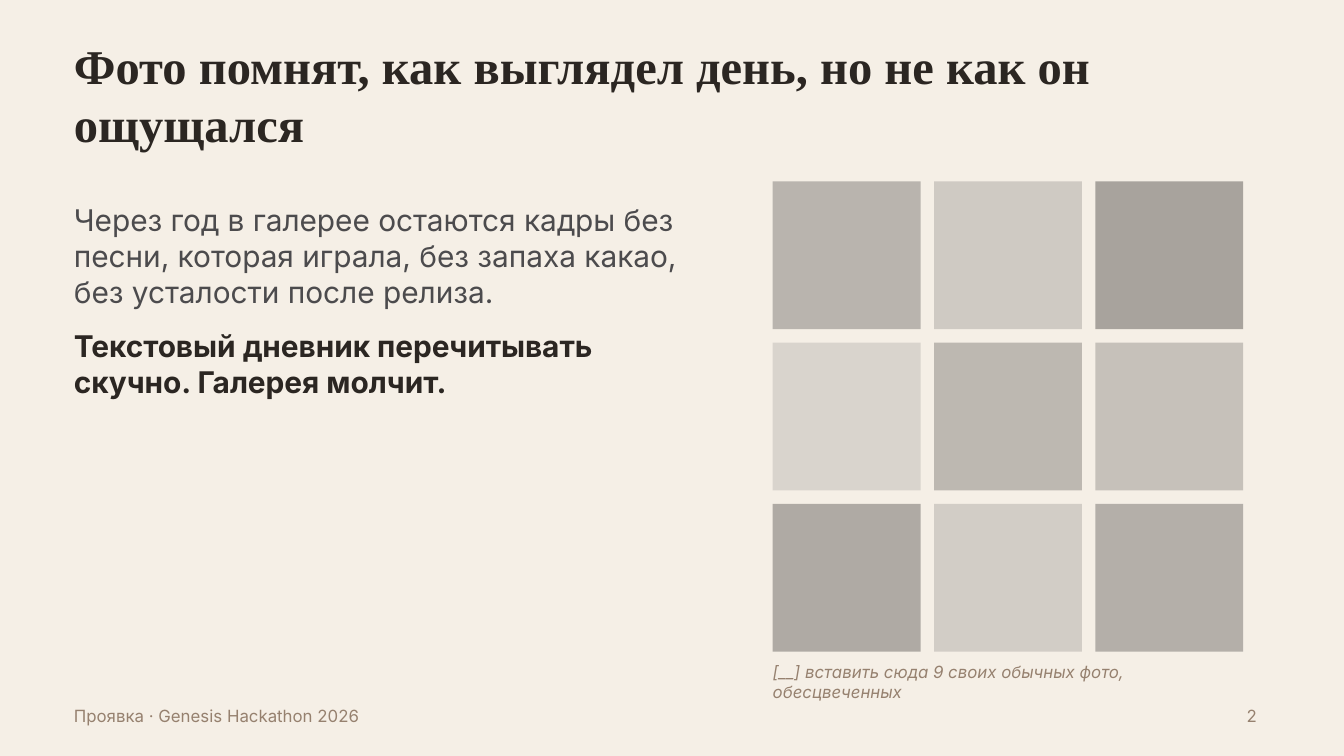
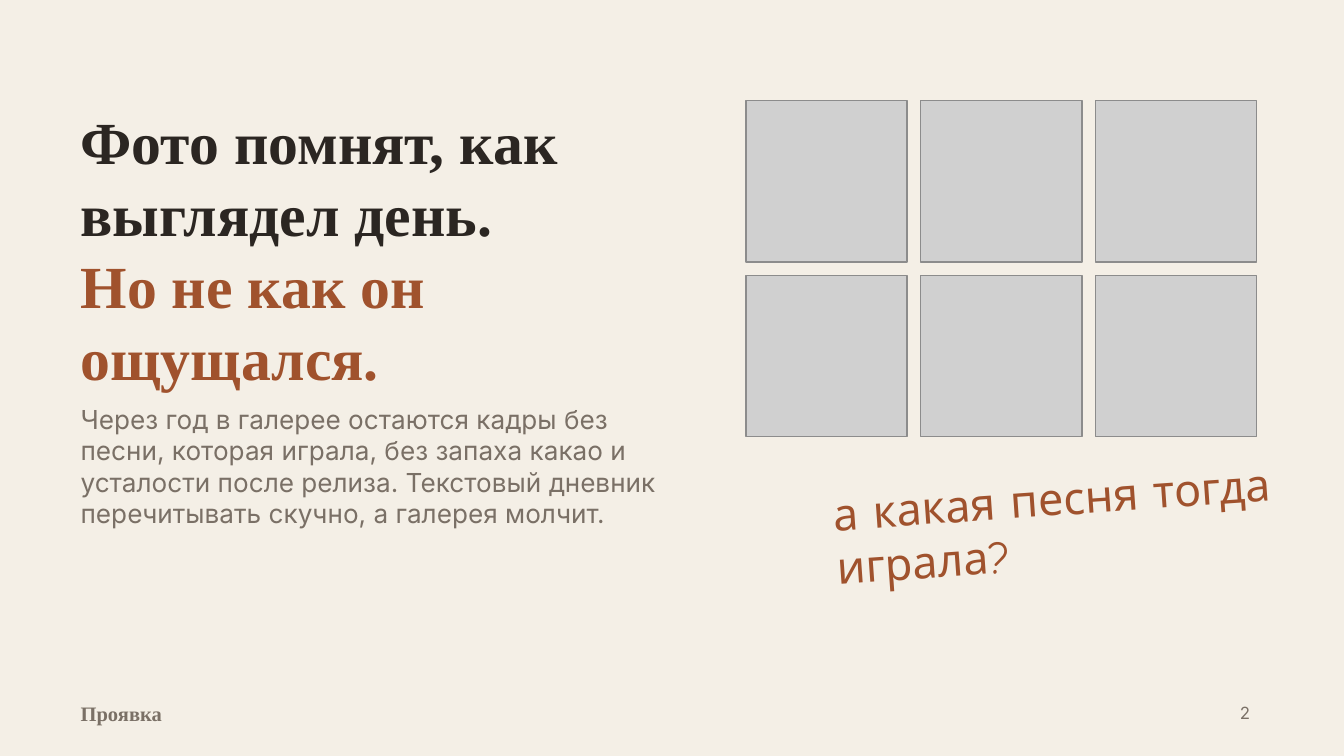
Before and after one commit to adekaa11/limelight, a slide deck: slide 2 of docs/proyavka-presentation.pptx. Drawn at 1344x756 pixels with LibreOffice and Linux fonts; fonts in the diff are those of the drawing; grey boxes stand for pictures. Boxes give left, top, right and bottom in pixels: in the first picture for what was removed or moved away, otherwise in the second. Text is boxed around its words. In the diff, an @@ line names an element or a change of style, - is before the commit and + after.

```diff
--- a/docs/proyavka-presentation.pptx
+++ b/docs/proyavka-presentation.pptx
@@ background #F5EFE6 to #F4EFE6 @@
@@ picture added at [746, 101, 907, 262] @@
@@ picture added at [921, 101, 1082, 262] @@
@@ picture added at [1095, 101, 1257, 262] @@
@@ text at [81, 125, 558, 391]: text changed; size 26 to 32 pt @@
-Фото помнят, как выглядел день, но не как он ощущался
+Фото помнят, как выглядел день.
+Но не как он ощущался.
@@ rectangle removed at [773, 181, 921, 329] @@
@@ rectangle removed at [934, 181, 1082, 329] @@
@@ rectangle removed at [1095, 181, 1243, 329] @@
@@ picture added at [746, 276, 907, 437] @@
@@ picture added at [921, 276, 1082, 437] @@
@@ picture added at [1095, 276, 1257, 437] @@
@@ rectangle removed at [773, 343, 921, 491] @@
@@ rectangle removed at [934, 343, 1082, 491] @@
@@ rectangle removed at [1095, 343, 1243, 491] @@
@@ text at [81, 410, 656, 529]: text changed; size 16 to 14 pt; text colour #4C4B4D to #7A7066 @@
-Через год в галерее остаются кадры без песни, которая играла, без запаха какао, без усталости после релиза.
-Текстовый дневник перечитывать скучно. Галерея молчит.
+Через год в галерее остаются кадры без песни, которая играла, без запаха какао и усталости после релиза. Текстовый дневник перечитывать скучно, а галерея молчит.
@@ rectangle removed at [773, 504, 921, 652] @@
@@ text added at [838, 497, 990, 592], 24 pt, text #A0522D @@
+а какая песня тогда играла?
@@ rectangle removed at [934, 504, 1082, 652] @@
@@ rectangle removed at [1095, 504, 1243, 652] @@
@@ text removed at [773, 665, 1124, 701] @@
-[__] вставить сюда 9 своих обычных фото, обесцвеченных
@@ text at [81, 707, 162, 726]: text changed; size 9 to 11 pt; font Inter to Times New Roman; text colour #96816F to #7A7066; bold on @@
-Проявка · Genesis Hackathon 2026
+Проявка
@@ page number: place and size @@
-page number at [1247, 709, 1257, 722]
+page number at [1240, 706, 1250, 719]
@@ page number at [1240, 706, 1250, 719]: text colour #96816F to #7A7066 @@
```
Also in this commit, not shown: 10 other slides changed, 10 other files.
